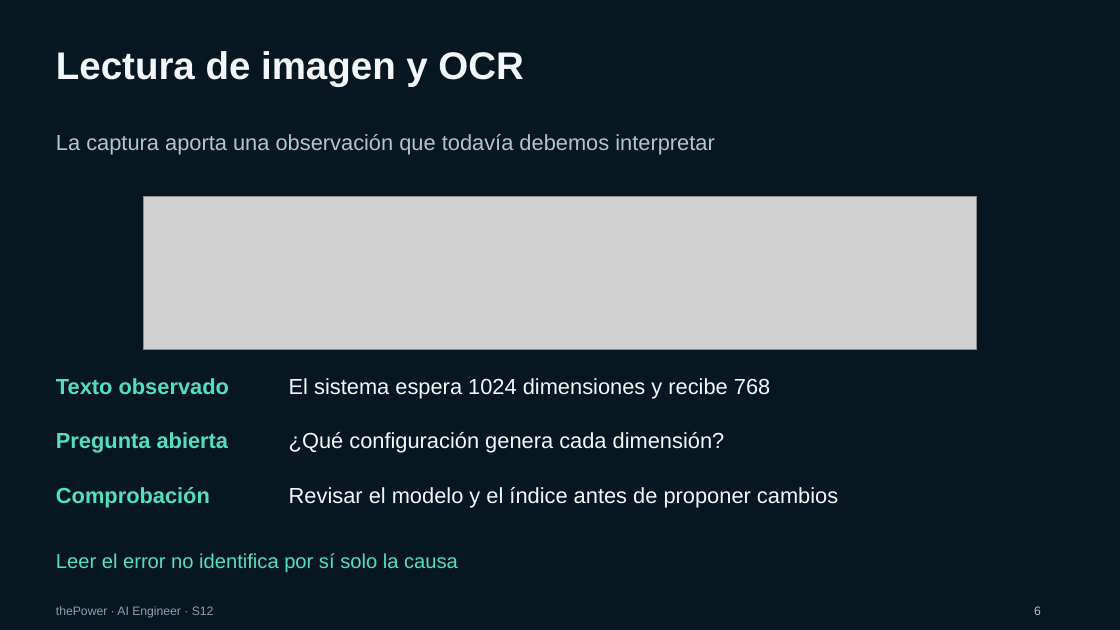
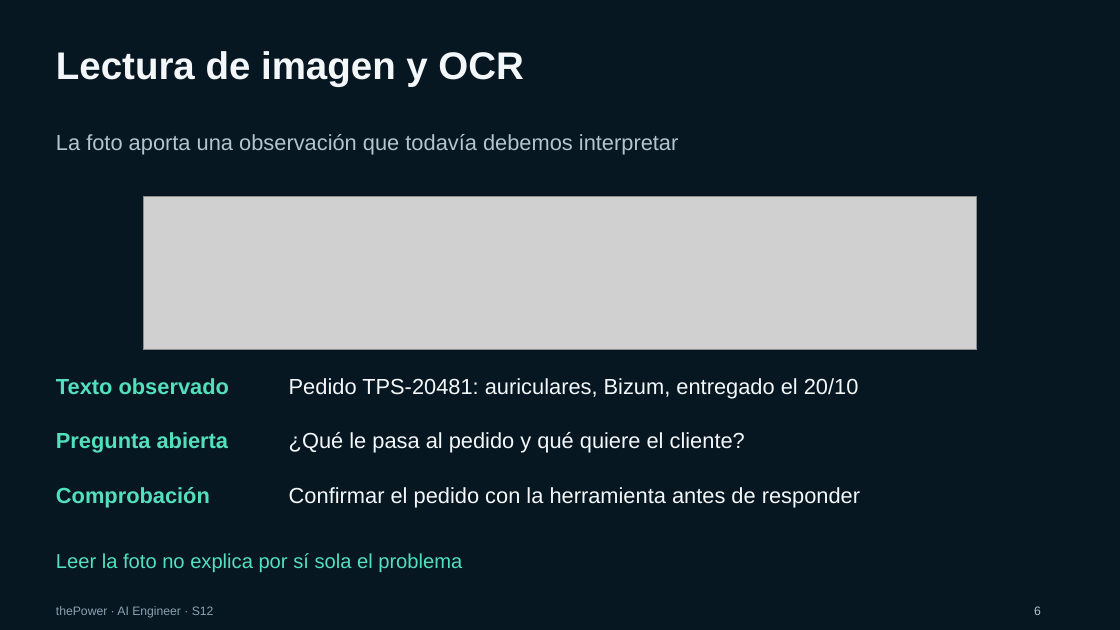
Before and after one commit to JoseAntonioNuevo/thepower-rag, a slide deck: slide 6 of material/S12/S12-deep-research-multimodal.pptx. Drawn at 1120x630 pixels with LibreOffice and Linux fonts; fonts in the diff are those of the drawing; grey boxes stand for pictures; background and template pictures are left out. Boxes give left, top, right and bottom in pixels: in the first picture for what was removed or moved away, otherwise in the second. Text is boxed around its words. In the diff, an @@ line names an element or a change of style, - is before the commit and + after.

```diff
--- a/material/S12/S12-deep-research-multimodal.pptx
+++ b/material/S12/S12-deep-research-multimodal.pptx
@@ text at (56,134,678,155): text changed @@
-La captura aporta una observación que todavía debemos interpretar
+La foto aporta una observación que todavía debemos interpretar
@@ text at (289,378,859,399): text changed @@
-El sistema espera 1024 dimensiones y recibe 768
+Pedido TPS-20481: auriculares, Bizum, entregado el 20/10
@@ text at (289,432,745,453): text changed @@
-¿Qué configuración genera cada dimensión?
+¿Qué le pasa al pedido y qué quiere el cliente?
@@ text at (289,487,860,507): text changed @@
-Revisar el modelo y el índice antes de proponer cambios
+Confirmar el pedido con la herramienta antes de responder
@@ text at (56,553,462,572): text changed @@
-Leer el error no identifica por sí solo la causa
+Leer la foto no explica por sí sola el problema
```
Also in this commit, not shown: 6 other slides changed, 12 other files.
